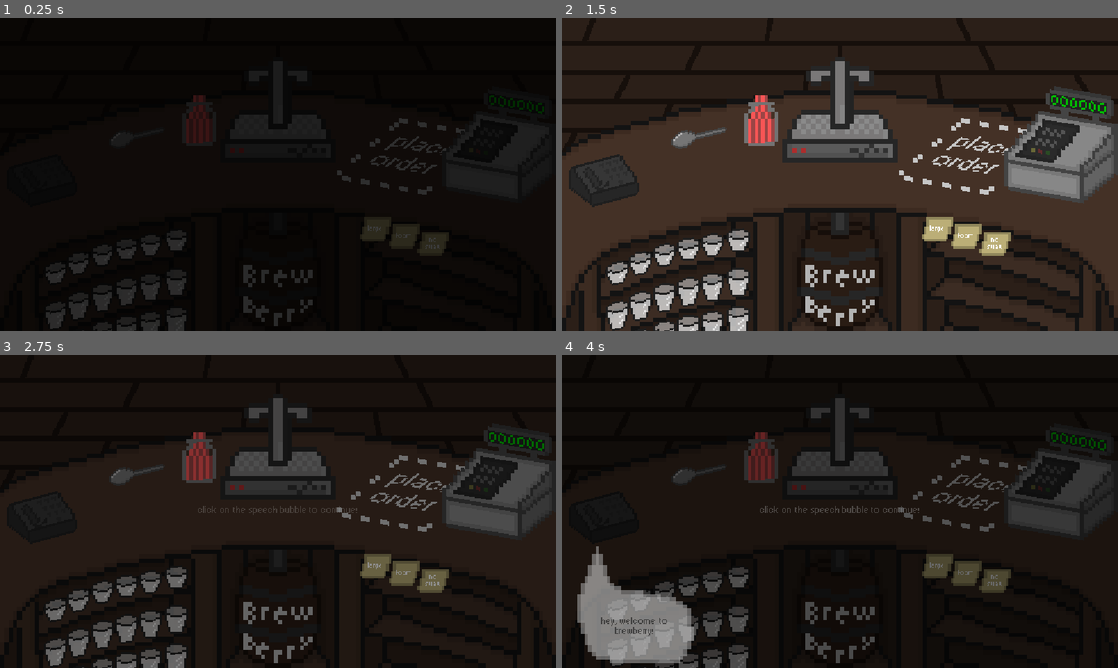
Above: before the commit, frames 1-4 (two rows, left to right).
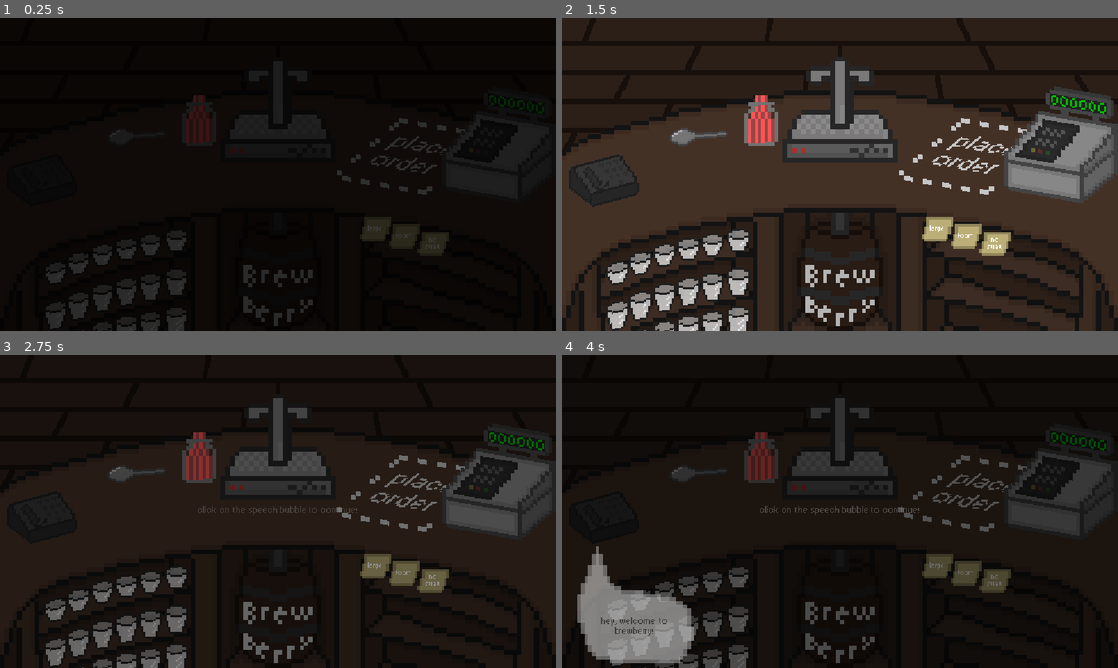
Above: after the commit, the same moments.

Repository: RafaeloxMC/brewberry
Game: Godot game, scene res://scenes/game.tscn
Same seed, same stepped clock (60 frames per second), same inputs: the game is played once before the commit and once after it. This scene is started directly instead of the project's main scene.
Inputs (mouse positions are in pixels of both pictures, inside the frame that each line leads up to):
- Up to frame 1 (0.25 s): no input
- Up to frame 2 (1.5 s): tap Enter at 0.5 s; drag from (840, 174) to (973, 155) at 0.52 s; tap Space at 1.25 s; drag from (840, 174) to (973, 155) at 1.27 s
- Up to frame 3 (2.75 s): tap Enter at 2 s; move the mouse to (233, 486) at 2.02 s; press the mouse at (233, 486) at 2.03 s; hold Left from 2.03 s (still down); tap Alt at 2.1 s
- Up to frame 4 (4 s): release Left at 2.75 s; release the mouse at (795, 486) at 2.75 s; drag from (806, 486) to (739, 570) at 2.77 s; tap Space at 3.5 s; drag from (762, 458) to (712, 574) at 3.52 s

The runs differ from the first frame. In frame 1, less than 0.1% of the frame differs, in the area x 19-22%, y 35-38%; in frame 2, 0.2%, in the area x 19-30%, y 34-42%; in frame 3, less than 0.1%; in frame 4, less than 0.1%.

Commit message:
Add draggable spoon

Diff:
--- a/scenes/spoon.tscn
+++ b/scenes/spoon.tscn
@@ -15,3 +15,7 @@
 [node name="CollisionShape2D" type="CollisionShape2D" parent="." unique_id=1944596648]
 position = Vector2(0, 0.5)
 shape = SubResource("RectangleShape2D_a751v")
+
+[connection signal="input_event" from="." to="." method="_on_input_event"]
+[connection signal="mouse_entered" from="." to="." method="_on_mouse_entered"]
+[connection signal="mouse_exited" from="." to="." method="_on_mouse_exited"]
--- a/scripts/spoon.gd
+++ b/scripts/spoon.gd
@@ -1,6 +1,21 @@
 extends Area2D
 
+var origin: Vector2
+
+func _ready() -> void:
+	origin = self.global_position
+
 func _process(_delta: float) -> void:
+	if GameManager.is_dragging == self and Input.is_mouse_button_pressed(MOUSE_BUTTON_LEFT):
+		position = get_global_mouse_position()
+	else:
+		if GameManager.is_dragging == self:
+			GameManager.is_dragging = null
+			self.global_position = origin
+
+	self.skew = (get_window().size.x / 2.0 - position.x) / get_window().size.x / 2.0
+	self.rotation = -(get_window().size.x / 2.0 - position.x) / get_window().size.x / 2.0
+
 	if self.get_overlapping_areas().size() > 0:
 		for area in self.get_overlapping_areas():
 			if area is not Cup:
@@ -8,3 +23,15 @@
 			var node: AnimatedSprite2D = area.get_child(0)
 			if node.animation.contains("_foam") || node.animation.contains("_fill"):
 				node.play(area.size + "_foamless" + ("_straw" if node.animation.ends_with("_straw") else ""))
+
+func _on_mouse_entered():
+	if Input.is_mouse_button_pressed(MOUSE_BUTTON_LEFT) && GameManager.is_dragging == null:
+		GameManager.is_dragging = self
+
+func _on_mouse_exited():
+	if GameManager.is_dragging == self:
+		GameManager.is_dragging = null
+
+func _on_input_event(_viewport: Node, event: InputEvent, _shape_idx: int) -> void:
+	if event.is_action("lmb") && GameManager.is_dragging == null:
+		GameManager.is_dragging = self
